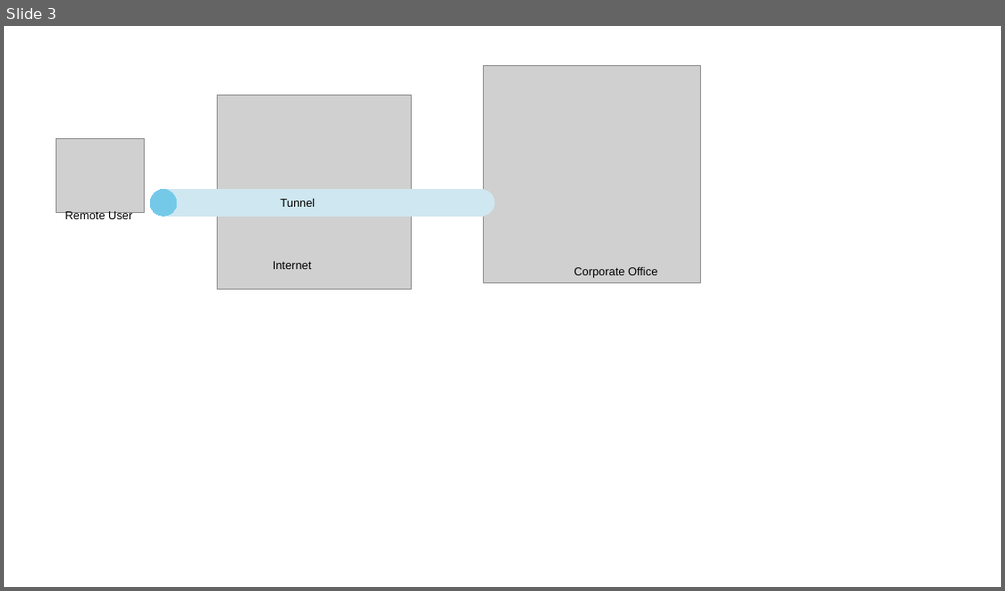
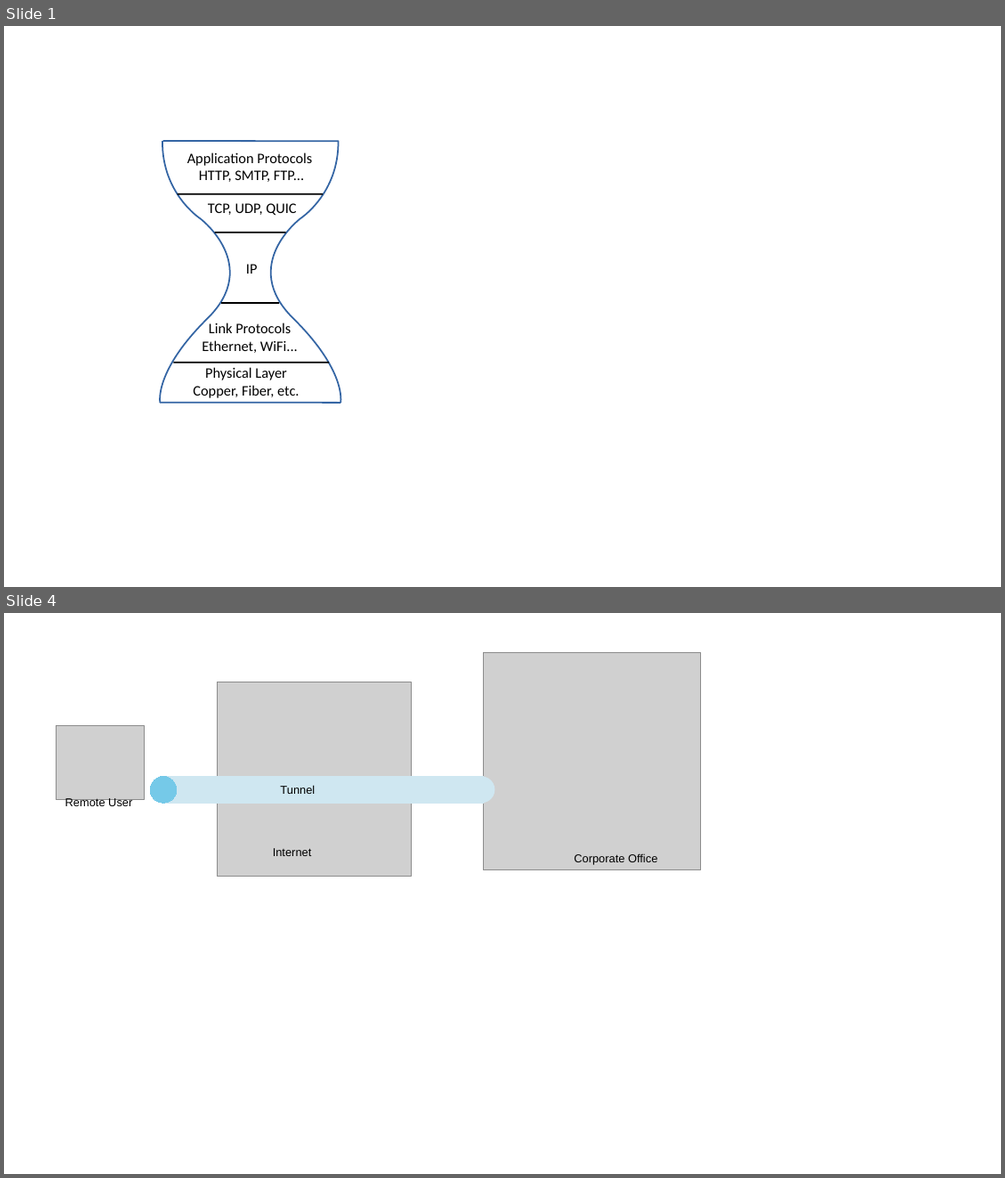
Before and after one commit to SystemsApproach/security, a slide deck: figures/SecurityFigs.odp. Shown one above the other, each under a label of ours: slide 3 before the commit, slides 1 and 4 after it; the slides between them are not shown. The pictures are 1005x591 and 1005x1178 pixels, drawn with LibreOffice and Linux fonts; fonts in the diff are those of the drawing; grey boxes stand for pictures. Boxes give left, top, right and bottom in pixels: in the first picture for what was removed or moved away, otherwise in the second. Text is boxed around its words. In the diff, an @@ line names an element or a change of style, - is before the commit and + after.

```diff
--- a/figures/SecurityFigs.odp
+++ b/figures/SecurityFigs.odp
@@ slide 1 added at bbox=[4, 26, 1001, 587], background #FFFFFF @@
@@ freeform shape added at bbox=[160, 141, 230, 402], outline #3465A4 1.5 pt @@
@@ line added from (163, 141) to (339, 141), #3465A4 1.5 pt @@
@@ text added at bbox=[187, 152, 312, 182], 14 pt, text #000000 @@
+Application Protocols
+HTTP, SMTP, FTP...
@@ freeform shape added at bbox=[271, 141, 341, 402], outline #3465A4 1.5 pt @@
@@ line added from (178, 194) to (323, 194), #000000 1.5 pt @@
@@ text added at bbox=[208, 203, 296, 216], 14 pt, text #000000 @@
+TCP, UDP, QUIC
@@ line added from (215, 232) to (286, 232), #000000 1.5 pt @@
@@ text added at bbox=[246, 264, 258, 273], 14 pt, text #000000 @@
+IP
@@ line added from (222, 303) to (279, 303), #000000 1.5 pt @@
@@ text added at bbox=[202, 322, 298, 353], 14 pt, text #000000 @@
+Link Protocols
+Ethernet, WiFi...
@@ line added from (174, 362) to (329, 362), #000000 1.5 pt @@
@@ text added at bbox=[193, 367, 299, 398], 14 pt, text #000000 @@
+Physical Layer
+Copper, Fiber, etc.
@@ line added from (160, 402) to (340, 402), #3465A4 1.5 pt @@
@@ what was slide 3 is now slide 4 @@
```
Also in this commit, not shown: 1 slide changed, 2 other files.
